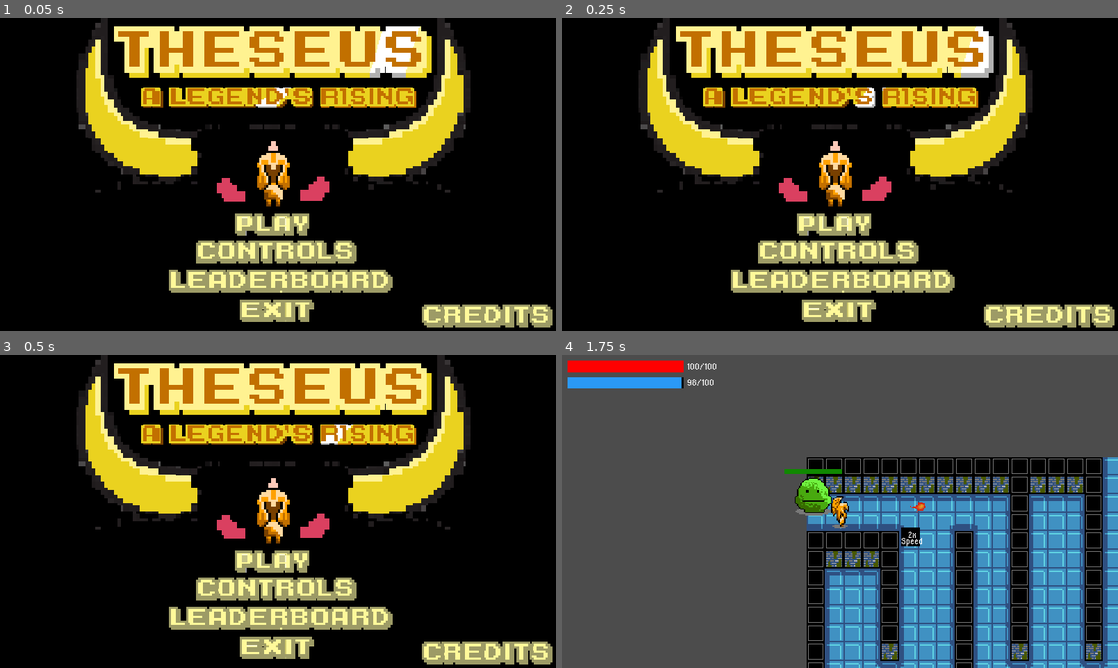
Above: before the commit, frames 1-4 (two rows, left to right).
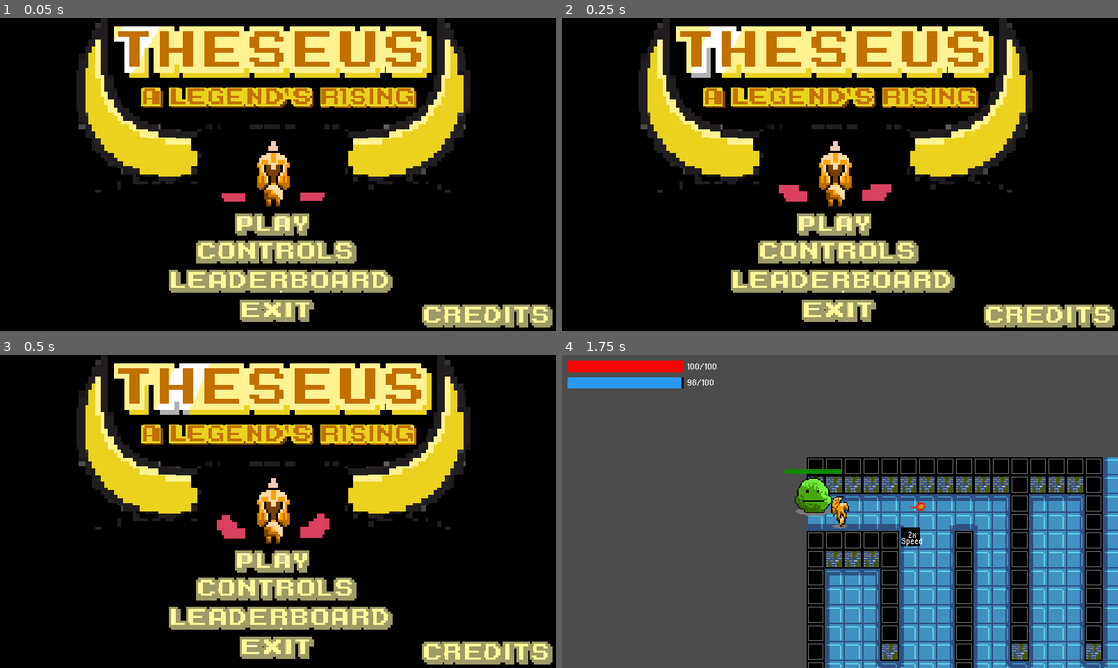
Above: after the commit, the same moments.

Repository: jonathanlin0/Theseus
Game: Godot game, scene res://Menu/Title_Screen.tscn
The game is run twice, just before and just after one commit, with the same random seed, the same clock (stepped at 60 frames per second) and the same inputs. This scene is started directly instead of the project's main scene.
Inputs (mouse positions are in pixels of both pictures, inside the frame that each line leads up to):
- Up to frame 1 (0.05 s): no input
- Up to frame 2 (0.25 s): no input
- Up to frame 3 (0.5 s): no input
- Up to frame 4 (1.75 s): click (834, 561) at 0.5 s; move the mouse to (962, 495) at 1.27 s; click (962, 495) at 1.35 s

The runs differ from the first frame. In frame 1, 1.5% of the frame differs, in the area x 20-76%, y 2-56%; in frame 2, 1.4%; in frame 3, 0.8%; in frame 4, nothing differs.

Commit message:
Moved around some files

Diff:
--- a/Theseus/Enemies/Slime.gd
+++ b/Theseus/Enemies/Slime/Slime.gd
@@ -11,7 +11,7 @@
 var is_dead = false
 
 # the object used to spawn the 2 children slime
-const SMALL_SLIME = preload("res://Enemies/Small_Slime.tscn")
+const SMALL_SLIME = preload("res://Enemies/Slime/Small_Slime.tscn")
 
 var previous_animation = "idle"
 
--- a/Theseus/Enemies/Slime.tscn
+++ b/Theseus/Enemies/Slime/Slime.tscn
@@ -1,9 +1,10 @@
 [gd_scene load_steps=27 format=2]
 
-[ext_resource path="res://Enemies/Sprites/big_slime.png" type="Texture" id=1]
-[ext_resource path="res://Enemies/Slime.gd" type="Script" id=2]
-[ext_resource path="res://Enemies/Sprites/big_slime_pop_16.png" type="Texture" id=3]
+[ext_resource path="res://Enemies/Sprites/Slime/big_slime.png" type="Texture" id=1]
+[ext_resource path="res://Enemies/Slime/Slime.gd" type="Script" id=2]
+[ext_resource path="res://Enemies/Sprites/Slime/big_slime_pop_16.png" type="Texture" id=3]
 [ext_resource path="res://Misc/Health_Bar.tscn" type="PackedScene" id=4]
+
 
 [sub_resource type="AtlasTexture" id=7]
 atlas = ExtResource( 1 )
--- a/Theseus/Enemies/Small_Slime.tscn
+++ b/Theseus/Enemies/Slime/Small_Slime.tscn
@@ -1,64 +1,64 @@
 [gd_scene load_steps=21 format=2]
 
-[ext_resource path="res://Enemies/Sprites/small_slime.png" type="Texture" id=1]
-[ext_resource path="res://Enemies/Sprites/slime_death_10.png" type="Texture" id=2]
-[ext_resource path="res://Enemies/Small_Slime.gd" type="Script" id=3]
-[ext_resource path="res://Misc/Health_Bar.tscn" type="PackedScene" id=4]
+[ext_resource path="res://Misc/Health_Bar.tscn" type="PackedScene" id=1]
+[ext_resource path="res://Enemies/Slime/Small_Slime.gd" type="Script" id=2]
+[ext_resource path="res://Enemies/Sprites/Slime/slime_death_10.png" type="Texture" id=3]
+[ext_resource path="res://Enemies/Sprites/Slime/small_slime.png" type="Texture" id=4]
 
 [sub_resource type="AtlasTexture" id=1]
-atlas = ExtResource( 1 )
+atlas = ExtResource( 4 )
 region = Rect2( 0, 0, 18, 18 )
 
 [sub_resource type="AtlasTexture" id=2]
-atlas = ExtResource( 1 )
+atlas = ExtResource( 4 )
 region = Rect2( 18, 0, 18, 18 )
 
 [sub_resource type="AtlasTexture" id=3]
-atlas = ExtResource( 1 )
+atlas = ExtResource( 4 )
 region = Rect2( 36, 0, 18, 18 )
 
 [sub_resource type="AtlasTexture" id=4]
-atlas = ExtResource( 1 )
+atlas = ExtResource( 4 )
 region = Rect2( 54, 0, 18, 18 )
 
 [sub_resource type="AtlasTexture" id=5]
-atlas = ExtResource( 2 )
+atlas = ExtResource( 3 )
 region = Rect2( 0, 0, 18, 18 )
 
 [sub_resource type="AtlasTexture" id=6]
-atlas = ExtResource( 2 )
+atlas = ExtResource( 3 )
 region = Rect2( 18, 0, 18, 18 )
 
 [sub_resource type="AtlasTexture" id=7]
-atlas = ExtResource( 2 )
+atlas = ExtResource( 3 )
 region = Rect2( 36, 0, 18, 18 )
 
 [sub_resource type="AtlasTexture" id=8]
-atlas = ExtResource( 2 )
+atlas = ExtResource( 3 )
 region = Rect2( 54, 0, 18, 18 )
 
 [sub_resource type="AtlasTexture" id=9]
-atlas = ExtResource( 2 )
+atlas = ExtResource( 3 )
 region = Rect2( 72, 0, 18, 18 )
 
 [sub_resource type="AtlasTexture" id=10]
-atlas = ExtResource( 2 )
+atlas = ExtResource( 3 )
 region = Rect2( 90, 0, 18, 18 )
 
 [sub_resource type="AtlasTexture" id=11]
-atlas = ExtResource( 2 )
+atlas = ExtResource( 3 )
 region = Rect2( 108, 0, 18, 18 )
 
 [sub_resource type="AtlasTexture" id=12]
-atlas = ExtResource( 2 )
+atlas = ExtResource( 3 )
 region = Rect2( 126, 0, 18, 18 )
 
 [sub_resource type="AtlasTexture" id=13]
-atlas = ExtResource( 2 )
+atlas = ExtResource( 3 )
 region = Rect2( 144, 0, 18, 18 )
 
 [sub_resource type="AtlasTexture" id=14]
-atlas = ExtResource( 2 )
+atlas = ExtResource( 3 )
 region = Rect2( 162, 0, 18, 18 )
 
 [sub_resource type="SpriteFrames" id=15]
@@ -78,7 +78,7 @@
 radius = 8.0
 
 [node name="Small_Slime" type="KinematicBody2D"]
-script = ExtResource( 3 )
+script = ExtResource( 2 )
 
 [node name="AnimatedSprite" type="AnimatedSprite" parent="."]
 frames = SubResource( 15 )
--- a/Theseus/Levels/Level1.tscn
+++ b/Theseus/Levels/Level1.tscn
@@ -2,7 +2,7 @@
 
 [ext_resource path="res://Tile_Sets/tileset_blue.tres" type="TileSet" id=1]
 [ext_resource path="res://Characters/Player.tscn" type="PackedScene" id=2]
-[ext_resource path="res://Enemies/Slime.tscn" type="PackedScene" id=3]
+[ext_resource path="res://Enemies/Slime/Slime.tscn" type="PackedScene" id=3]
 [ext_resource path="res://Misc/Pause.tscn" type="PackedScene" id=4]
 [ext_resource path="res://Power_Ups/2x_Speed.tscn" type="PackedScene" id=5]
 
--- a/Theseus/Menu/Title_Screen.tscn
+++ b/Theseus/Menu/Title_Screen.tscn
@@ -223,7 +223,7 @@
 position = Vector2( 240, 135 )
 scale = Vector2( 1.0125, 1.02963 )
 frames = SubResource( 1 )
-frame = 29
+frame = 8
 playing = true
 
 [node name="Play" type="TextureButton" parent="."]
Renamed: Theseus/Enemies/Small_Slime.gd -> Theseus/Enemies/Slime/Small_Slime.gd
Not shown: 1 places in Theseus/Enemies/Slime/Small_Slime.tscn that only renumber resources
Renamed: Theseus/Enemies/Sprites/big_slime.png -> Theseus/Enemies/Sprites/Slime/big_slime.png
Not shown, changed: Theseus/Enemies/Sprites/Slime/big_slime.png.import
Renamed: Theseus/Enemies/Sprites/big_slime_pop_16.png -> Theseus/Enemies/Sprites/Slime/big_slime_pop_16.png
Not shown, changed: Theseus/Enemies/Sprites/Slime/big_slime_pop_16.png.import
Renamed: Theseus/Enemies/Sprites/slime_death_10.png -> Theseus/Enemies/Sprites/Slime/slime_death_10.png
Not shown, changed: Theseus/Enemies/Sprites/Slime/slime_death_10.png.import
Renamed: Theseus/Enemies/Sprites/small_slime.png -> Theseus/Enemies/Sprites/Slime/small_slime.png
Not shown, changed: Theseus/Enemies/Sprites/Slime/small_slime.png.import
